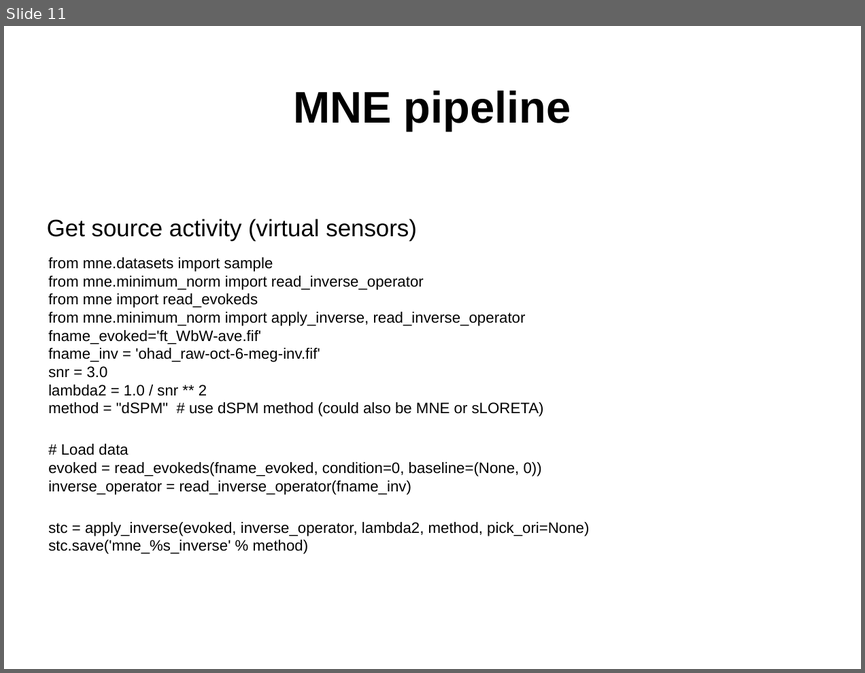
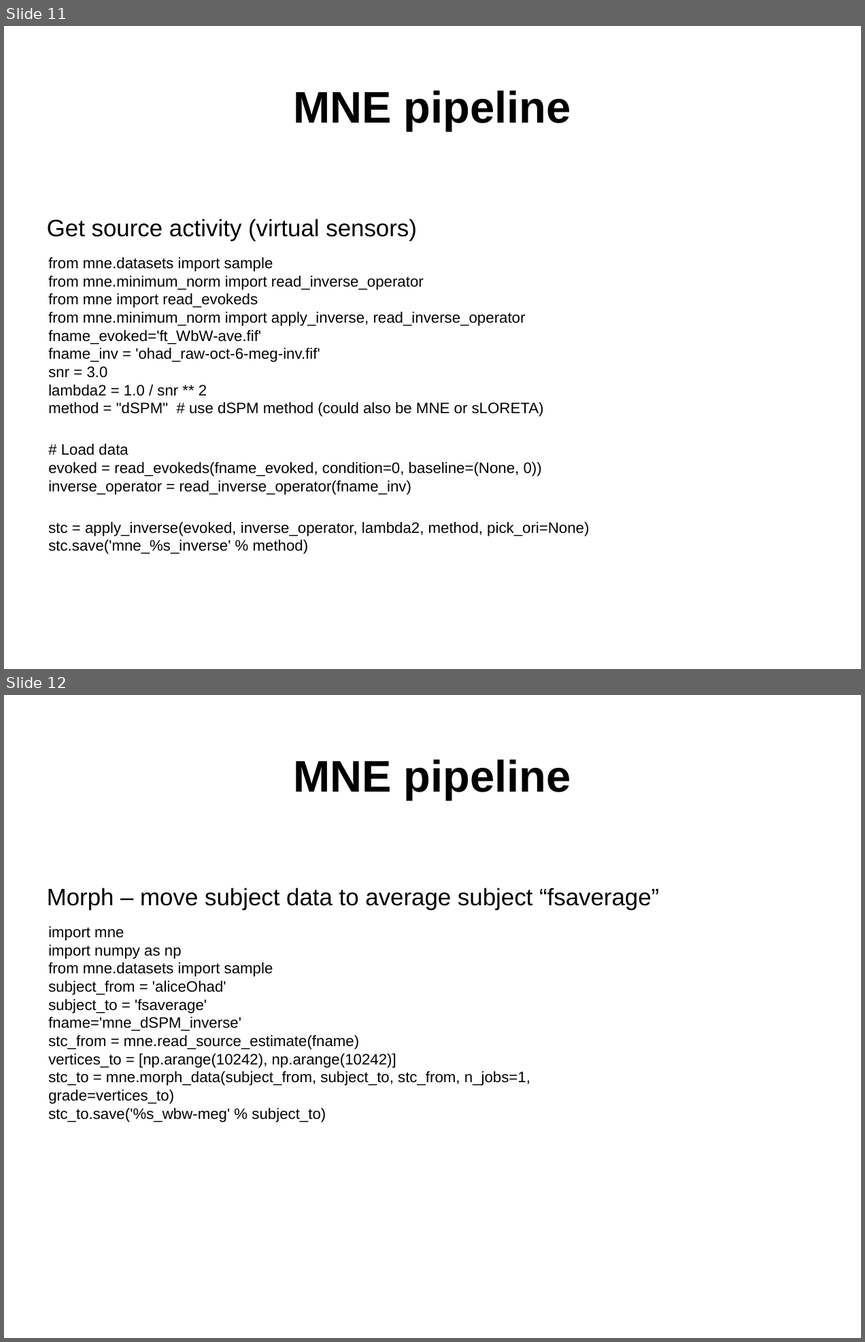
Before and after one commit to yuval-harpaz/MNE4D, a slide deck: docs/MNE_4D_data.pptx. Shown one above the other, each under a label of ours: slide 11 before the commit, slides 11 and 12 after it. The pictures are 865x673 and 865x1342 pixels, drawn with LibreOffice and Linux fonts; fonts in the diff are those of the drawing; background and template pictures are left out. Boxes give left, top, right and bottom in pixels: in the first picture for what was removed or moved away, otherwise in the second. Text is boxed around its words. In the diff, an @@ line names an element or a change of style, - is before the commit and + after.

Commit message:
plot ohad's brain + activity

```diff
--- a/docs/MNE_4D_data.pptx
+++ b/docs/MNE_4D_data.pptx
@@ slide 12 added at [4, 695, 861, 1338], background picture (left out) @@
@@ text added at [293, 760, 571, 800], 41 pt, text #000000, bold @@
+MNE pipeline
@@ text added at [47, 887, 659, 910], 22 pt, text #000000 @@
+Morph – move subject data to average subject “fsaverage”
@@ text added at [48, 926, 530, 1122], 14 pt, text #000000 @@
+import mne
+import numpy as np
+from mne.datasets import sample
+subject_from = 'aliceOhad'
+subject_to = 'fsaverage'
+fname='mne_dSPM_inverse'
+stc_from = mne.read_source_estimate(fname)
+vertices_to = [np.arange(10242), np.arange(10242)]
+stc_to = mne.morph_data(subject_from, subject_to, stc_from, n_jobs=1, grade=vertices_to)
+stc_to.save('%s_wbw-meg' % subject_to)
```
Also in this commit, not shown: 1 slide changed, 2 other slides added, 2 slides removed, 3 other files.
